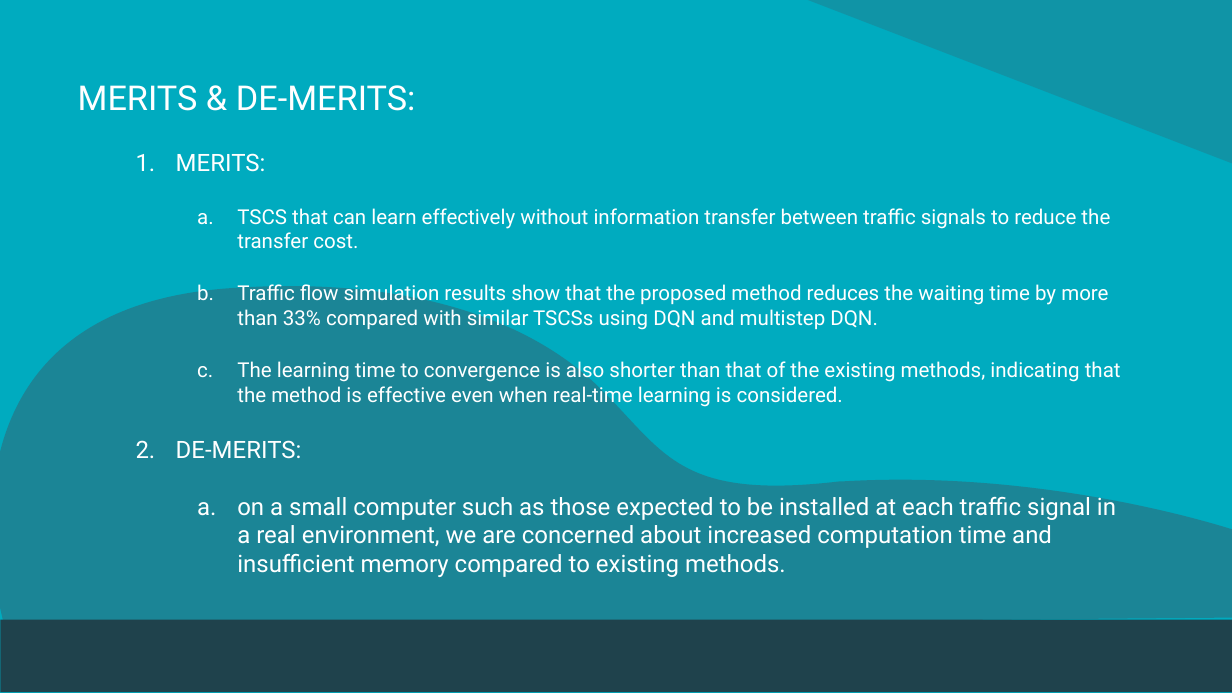
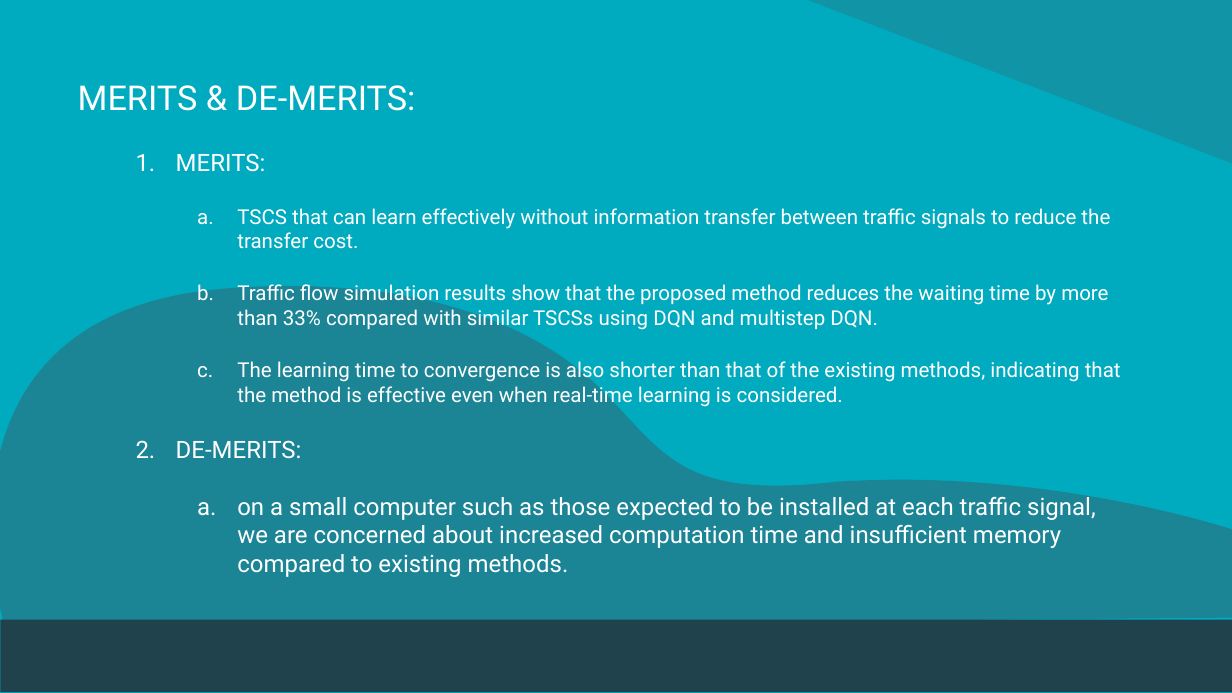
Before and after one commit to Namasivaayam-L/ResearchLab, a slide deck: slide 9 of Automatic Traffic Signal Control System.pptx. Drawn at 1232x693 pixels with LibreOffice and Linux fonts; fonts in the diff are those of the drawing. Boxes give left, top, right and bottom in pixels: in the first picture for what was removed or moved away, otherwise in the second. Text is boxed around its words. In the diff, an @@ line names an element or a change of style, - is before the commit and + after.

```diff
--- a/Automatic Traffic Signal Control System.pptx
+++ b/Automatic Traffic Signal Control System.pptx
@@ text at (x1=237, y1=493, x2=1096, y2=577): text changed @@
-  a. on a small computer such as those expected to be installed at each traffic signal in a real environment, we are concerned about increased computation time and insufficient memory compared to existing methods.
+  a. on a small computer such as those expected to be installed at each traffic signal, we are concerned about increased computation time and insufficient memory compared to existing methods.
```
Also in this commit, not shown: 2 other slides changed.
